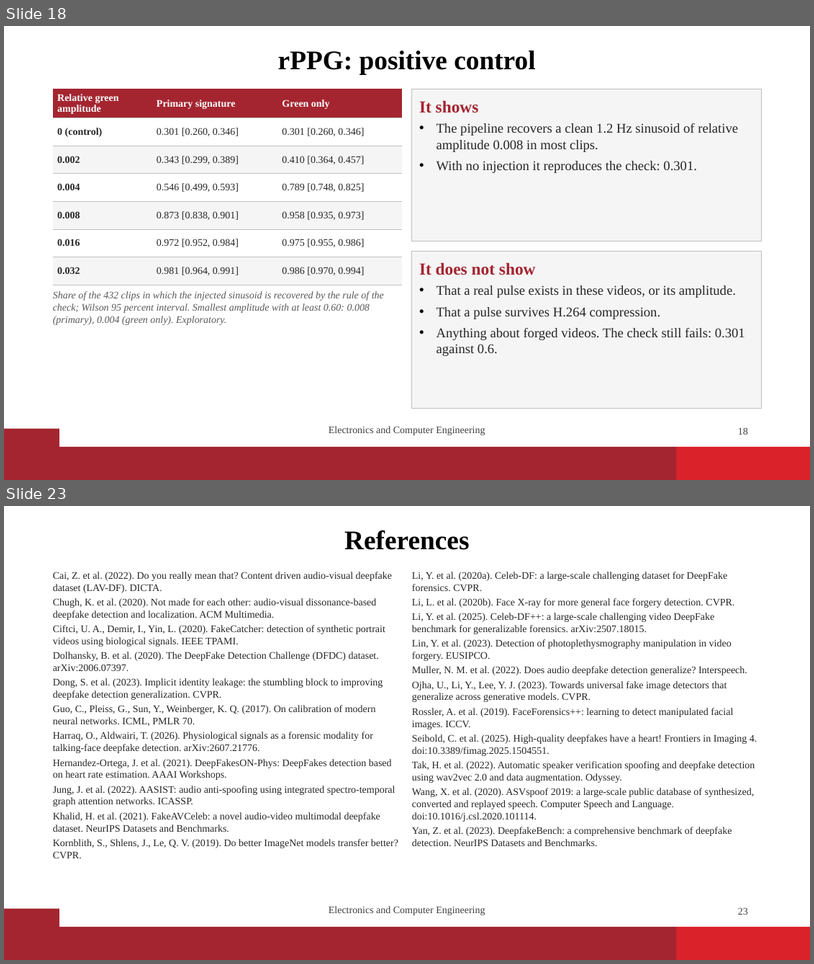
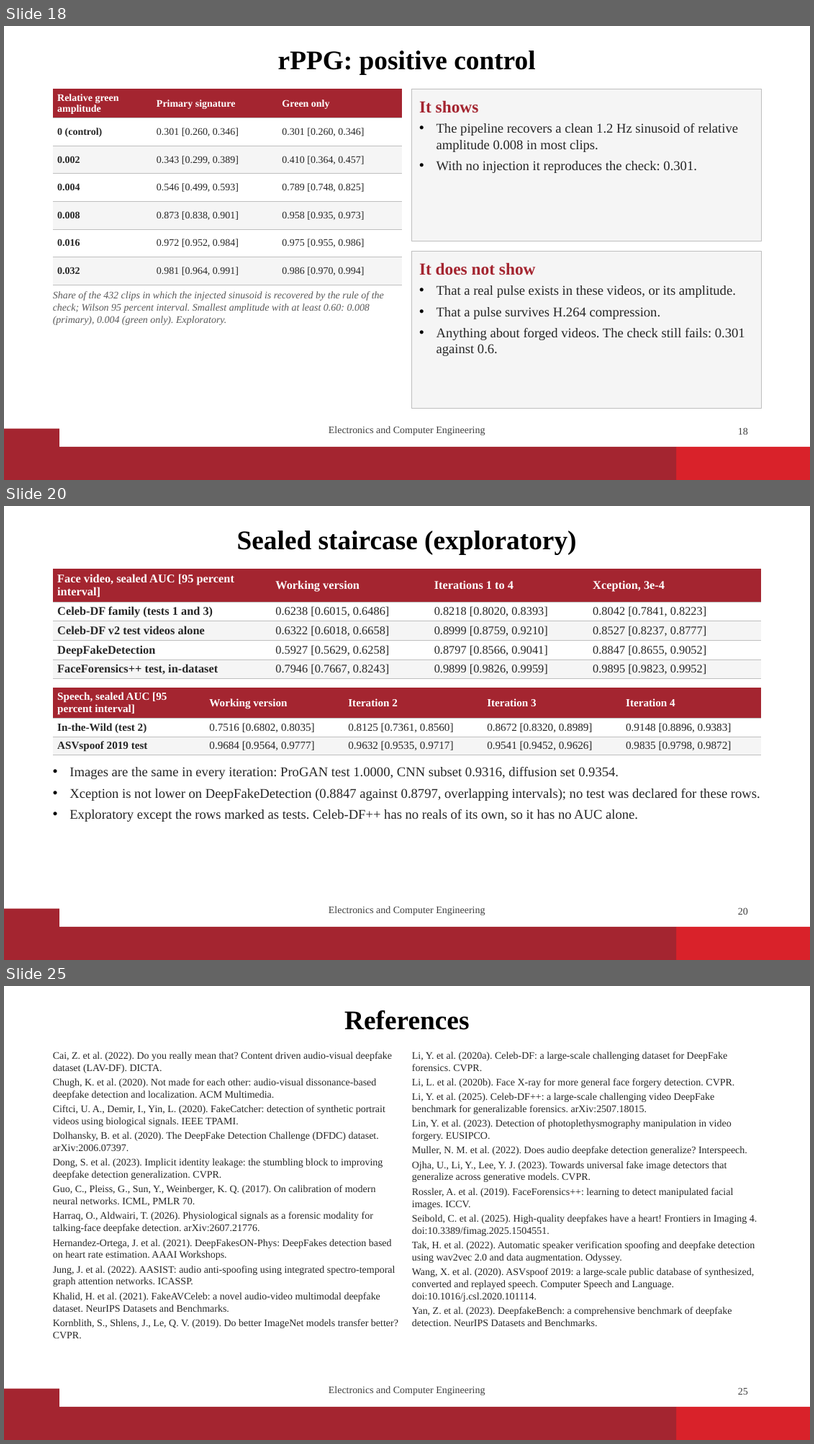
Before and after one commit to vaibhavshiroorkar/deepfake-detection, a slide deck: slides/DeepFake_Detection_Presentation.pptx. Shown one above the other, each under a label of ours: slides 18 and 23 before the commit, slides 18, 20 and 25 after it; the slides between them are not shown. The pictures are 814x964 and 814x1444 pixels, drawn with LibreOffice and Linux fonts; fonts in the diff are those of the drawing; background and template pictures are left out. Boxes give left, top, right and bottom in pixels: in the first picture for what was removed or moved away, otherwise in the second. Text is boxed around its words. In the diff, an @@ line names an element or a change of style, - is before the commit and + after.

Commit message:
paper,report,slides: sealed results (T1 to T3, staircase, LAV-DF), pending cells filled; ladder figure I-8 row

```diff
--- a/slides/DeepFake_Detection_Presentation.pptx
+++ b/slides/DeepFake_Detection_Presentation.pptx
@@ slide 20 added at box(4, 506, 810, 960), background #FFFFFF; not listed: 3 template elements that a slide beside it also shows @@
@@ title added at box(237, 530, 576, 554), 32 pt, text #000000, bold @@
+Sealed staircase (exploratory)
@@ table added at box(53, 569, 761, 678), 5 rows, 4 columns @@
+Face video, sealed AUC [95 percent interval] | Working version | Iterations 1 to 4 | Xception, 3e-4
+Celeb-DF family (tests 1 and 3) | 0.6238 [0.6015, 0.6486] | 0.8218 [0.8020, 0.8393] | 0.8042 [0.7841, 0.8223]
+Celeb-DF v2 test videos alone | 0.6322 [0.6018, 0.6658] | 0.8999 [0.8759, 0.9210] | 0.8527 [0.8237, 0.8777]
+DeepFakeDetection | 0.5927 [0.5629, 0.6258] | 0.8797 [0.8566, 0.9041] | 0.8847 [0.8655, 0.9052]
+FaceForensics++ test, in-dataset | 0.7946 [0.7667, 0.8243] | 0.9899 [0.9826, 0.9959] | 0.9895 [0.9823, 0.9952]
@@ table added at box(53, 687, 763, 754), 3 rows, 5 columns @@
+Speech, sealed AUC [95 percent interval] | Working version | Iteration 2 | Iteration 3 | Iteration 4
+In-the-Wild (test 2) | 0.7516 [0.6802, 0.8035] | 0.8125 [0.7361, 0.8560] | 0.8672 [0.8320, 0.8989] | 0.9148 [0.8896, 0.9383]
+ASVspoof 2019 test | 0.9684 [0.9564, 0.9777] | 0.9632 [0.9535, 0.9717] | 0.9541 [0.9452, 0.9626] | 0.9835 [0.9798, 0.9872]
@@ text added at box(70, 767, 761, 821), 16 pt, text #262626 @@
+• Images are the same in every iteration: ProGAN test 1.0000, CNN subset 0.9316, diffusion set 0.9354.
+• Xception is not lower on DeepFakeDetection (0.8847 against 0.8797, overlapping intervals); no test was declared for these rows.
+• Exploratory except the rows marked as tests. Celeb-DF++ has no reals of its own, so it has no AUC alone.
@@ text added at box(329, 906, 485, 915), 12 pt, text #3F3F3F @@
+Electronics and Computer Engineering
@@ page number added at box(738, 907, 748, 914), 12 pt, text #3F3F3F @@
+20
@@ what was slide 23 is now slide 25 @@
@@ page number at box(738, 1387, 748, 1394): text changed @@
-23
+25
```
Also in this commit, not shown: 14 slides changed, 2 other slides added, 17 other files.
